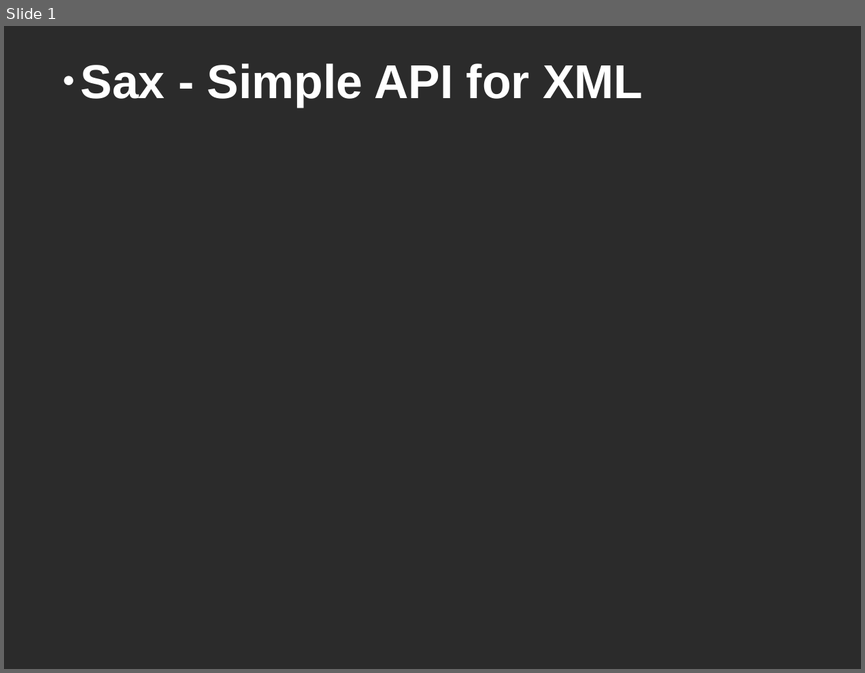
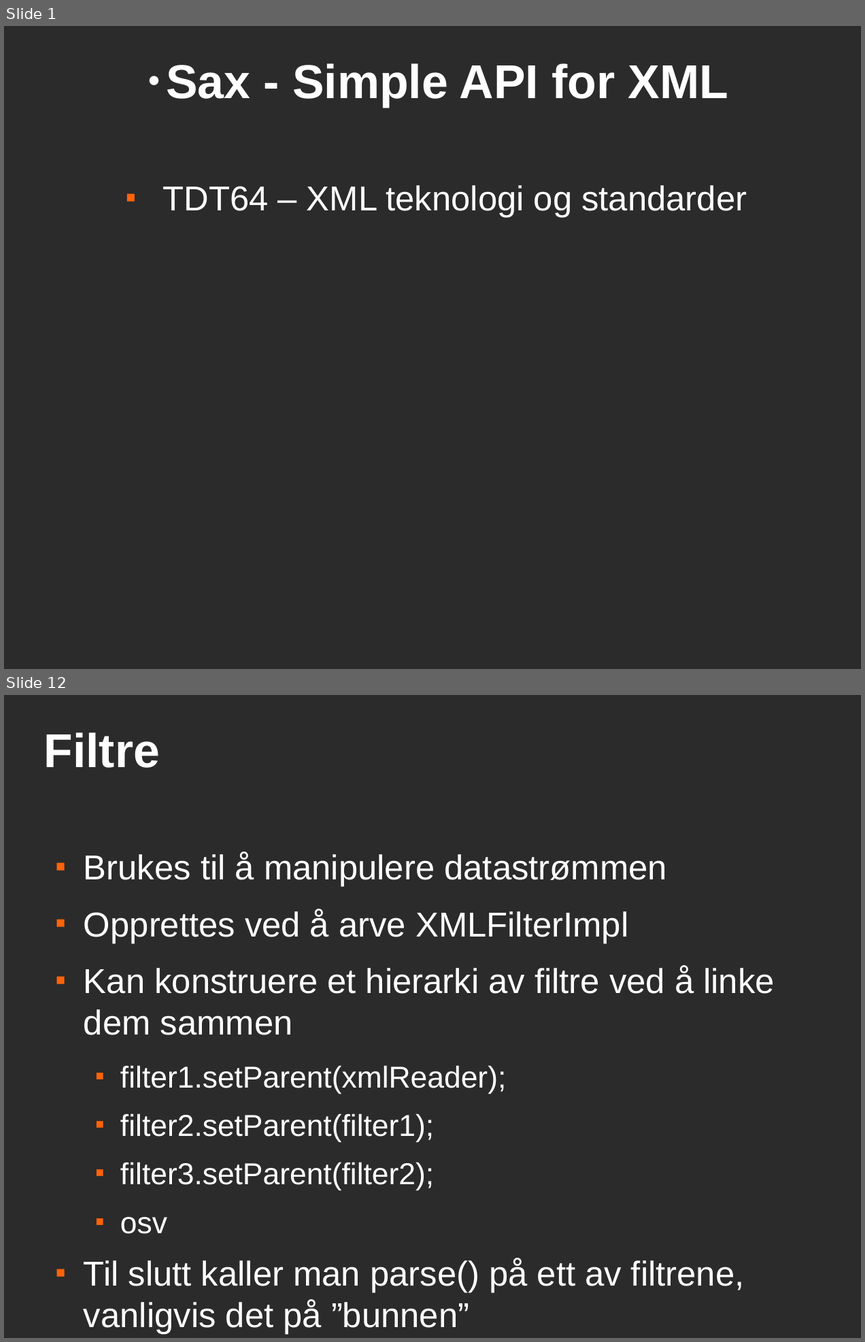
Before and after one commit to andrerav/xqft-parser, a slide deck: doc/sax.odp. Shown one above the other, each under a label of ours: slide 1 before the commit, slides 1 and 12 after it; the slides between them are not shown. The pictures are 865x673 and 865x1342 pixels, drawn with LibreOffice and Linux fonts; fonts in the diff are those of the drawing; background and template pictures are left out; a plain dark background stands for a picture behind light text. Boxes give left, top, right and bottom in pixels: in the first picture for what was removed or moved away, otherwise in the second. Text is boxed around its words. In the diff, an @@ line names an element or a change of style, - is before the commit and + after.

```diff
--- a/doc/sax.odp
+++ b/doc/sax.odp
@@ slide 12 added at [4, 695, 861, 1338], background picture (left out) @@
@@ title added at [44, 732, 160, 768], 44 pt, text #FFFFFF, bold @@
+Filtre
@@ text added at [84, 852, 774, 1334], 32 pt, text #FFFFFF @@
+■ Brukes til å manipulere datastrømmen
+■ Opprettes ved å arve XMLFilterImpl
+■ Kan konstruere et hierarki av filtre ved å linke dem sammen
+  ■ filter1.setParent(xmlReader);
+  ■ filter2.setParent(filter1);
+  ■ filter3.setParent(filter2);
+  ■ osv
+■ Til slutt kaller man parse() på ett av filtrene, vanligvis det på ”bunnen”
@@ slide 1 changed as well @@
@@ title "Sax - Simple API for ..." at [166, 63, 728, 108]: alignment left to centre @@
@@ text added at [162, 185, 747, 218], 32 pt, text #FFFFFF @@
+■ TDT64 – XML teknologi og standarder
```
Also in this commit, not shown: 11 other slides added, 1 slide removed.
